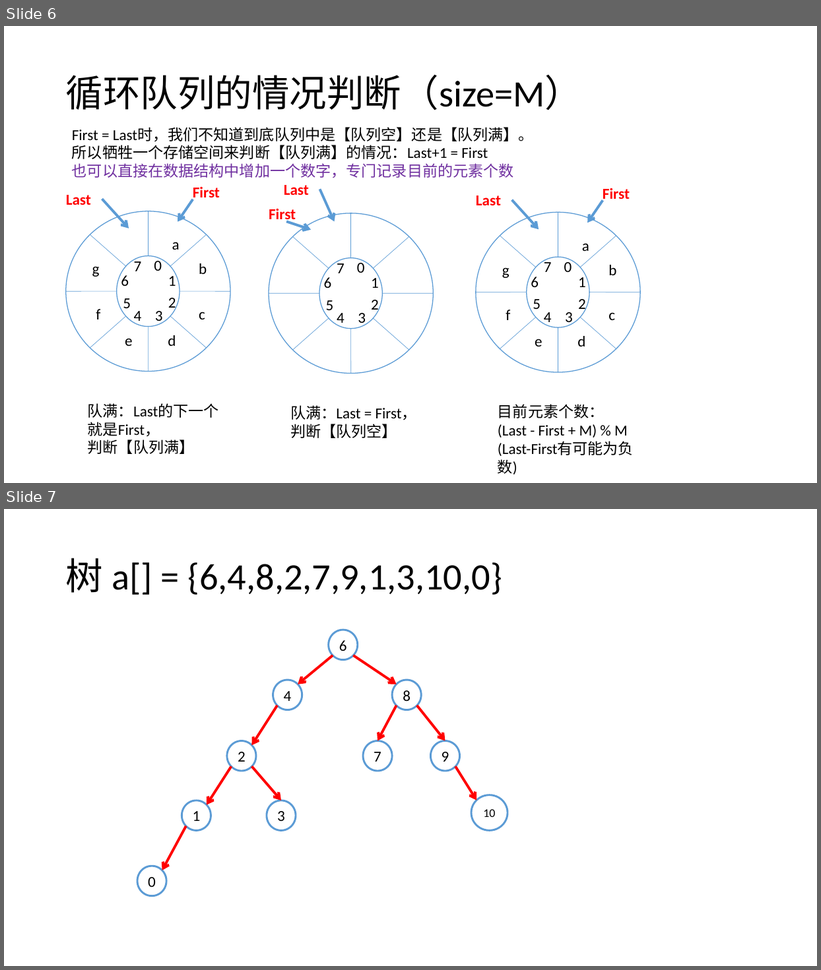
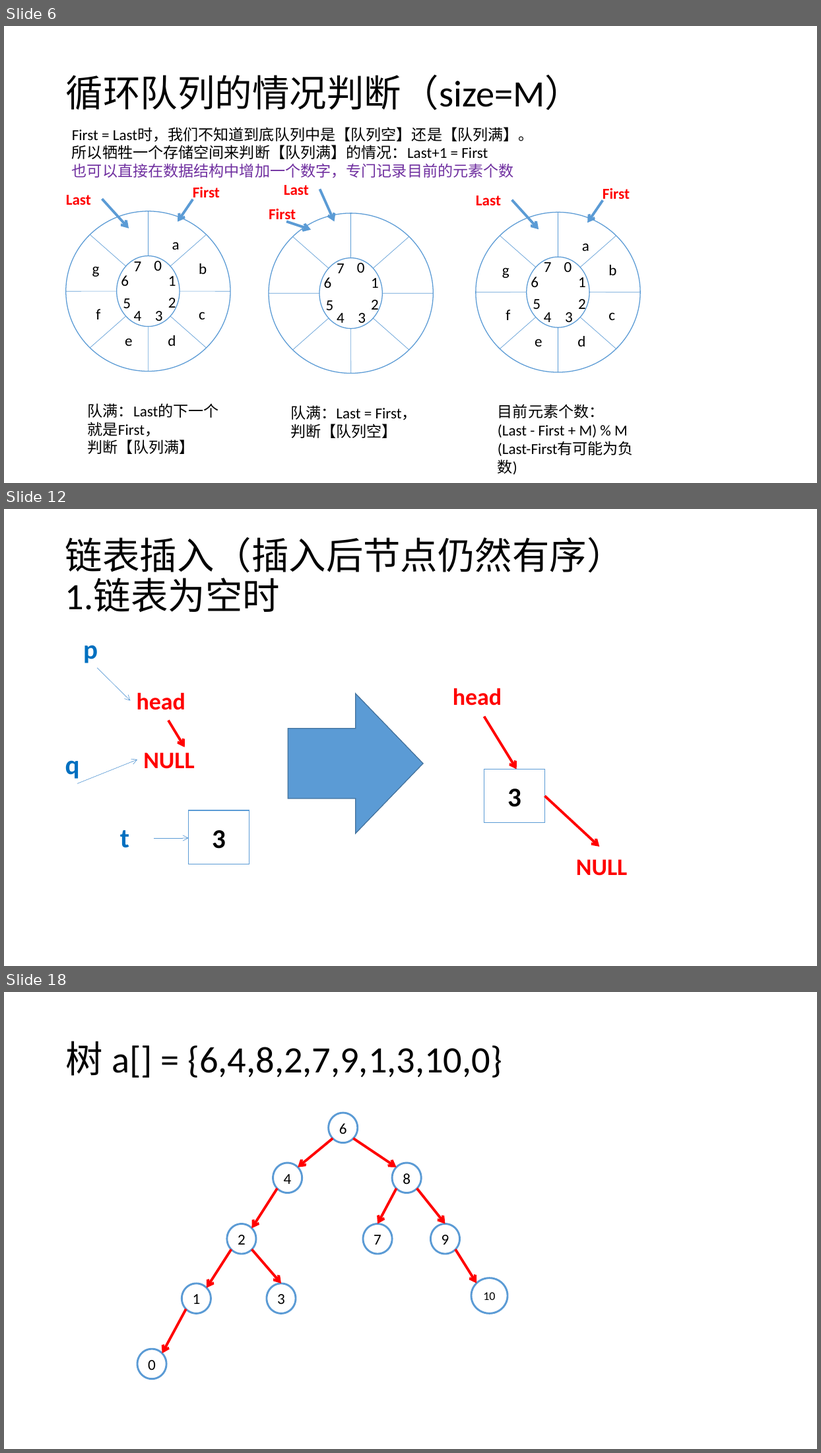
Before and after one commit to Waynefn/cpp_ds_algo, a slide deck: 课件/课件素材.pptx. Shown one above the other, each under a label of ours: slides 6 and 7 before the commit, slides 6, 12 and 18 after it; the slides between them are not shown. The pictures are 821x970 and 821x1453 pixels, drawn with LibreOffice and Linux fonts; fonts in the diff are those of the drawing. Boxes give left, top, right and bottom in pixels: in the first picture for what was removed or moved away, otherwise in the second. Text is boxed around its words. In the diff, an @@ line names an element or a change of style, - is before the commit and + after.

```diff
--- a/课件/课件素材.pptx
+++ b/课件/课件素材.pptx
@@ slide 12 added at <box>4,509,817,966</box>, background #FFFFFF @@
@@ title added at <box>65,537,624,613</box>, 44 pt, text #000000 @@
+链表插入（插入后节点仍然有序）
+1.链表为空时
@@ text added at <box>83,645,98,663</box>, 32 pt, text #0070C0, bold @@
+p
@@ arrow added from (97, 668) to (130, 701), #5B9BD5 0.5 pt @@
@@ text added at <box>137,692,186,710</box>, 28 pt, text #FF0000, bold @@
+head
@@ right arrow added at <box>288,694,424,834</box>, fill #5B9BD5, outline #43739E 1 pt @@
@@ text added at <box>453,688,502,706</box>, 28 pt, text #FF0000, bold @@
+head
@@ arrow added from (169, 721) to (185, 747), #FF0000 3 pt @@
@@ arrow added from (484, 716) to (517, 770), #FF0000 3 pt @@
@@ text added at <box>65,760,80,779</box>, 32 pt, text #0070C0, bold @@
+q
@@ arrow added from (77, 784) to (137, 760), #5B9BD5 0.5 pt @@
@@ text added at <box>143,753,194,769</box>, 28 pt, text #FF0000, bold @@
+NULL
@@ rectangle added at <box>484,770,545,823</box>, fill #FFFFFF, outline #5B9BD5 1 pt, 32 pt, text #000000, bold @@
+3
@@ arrow added from (545, 796) to (600, 847), #FF0000 3 pt @@
@@ rectangle added at <box>189,811,250,865</box>, fill #FFFFFF, outline #5B9BD5 1 pt, 32 pt, text #000000, bold @@
+3
@@ text added at <box>120,830,129,848</box>, 32 pt, text #0070C0, bold @@
+t
@@ arrow added from (154, 838) to (189, 838), #5B9BD5 0.5 pt @@
@@ text added at <box>576,859,627,876</box>, 28 pt, text #FF0000, bold @@
+NULL
@@ what was slide 7 is now slide 18 @@
```
Also in this commit, not shown: 10 other slides added, 3 other files.
